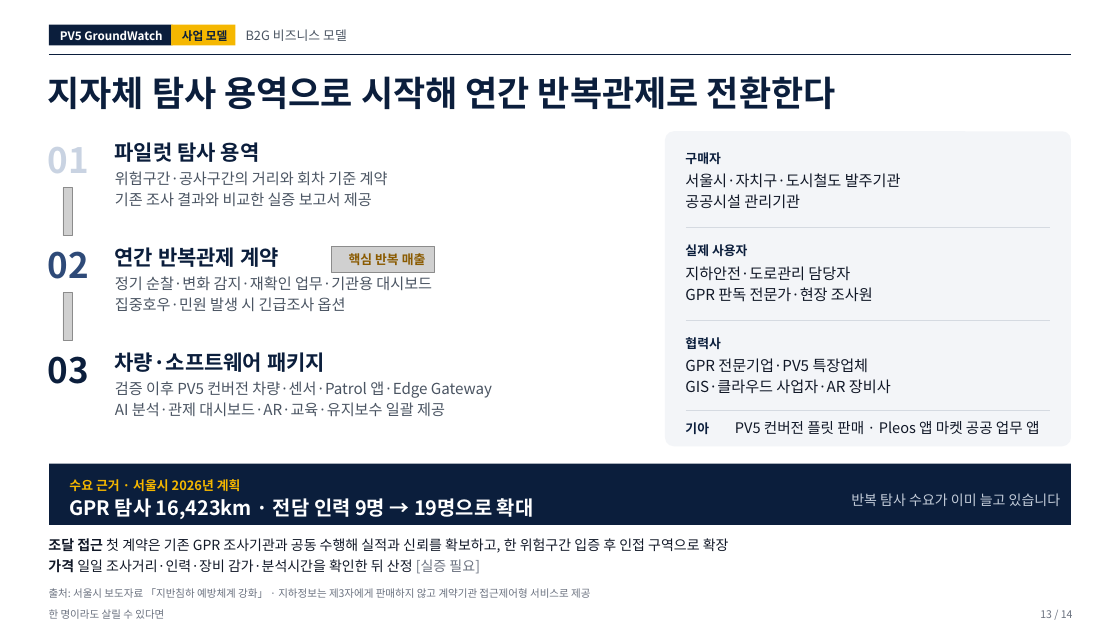
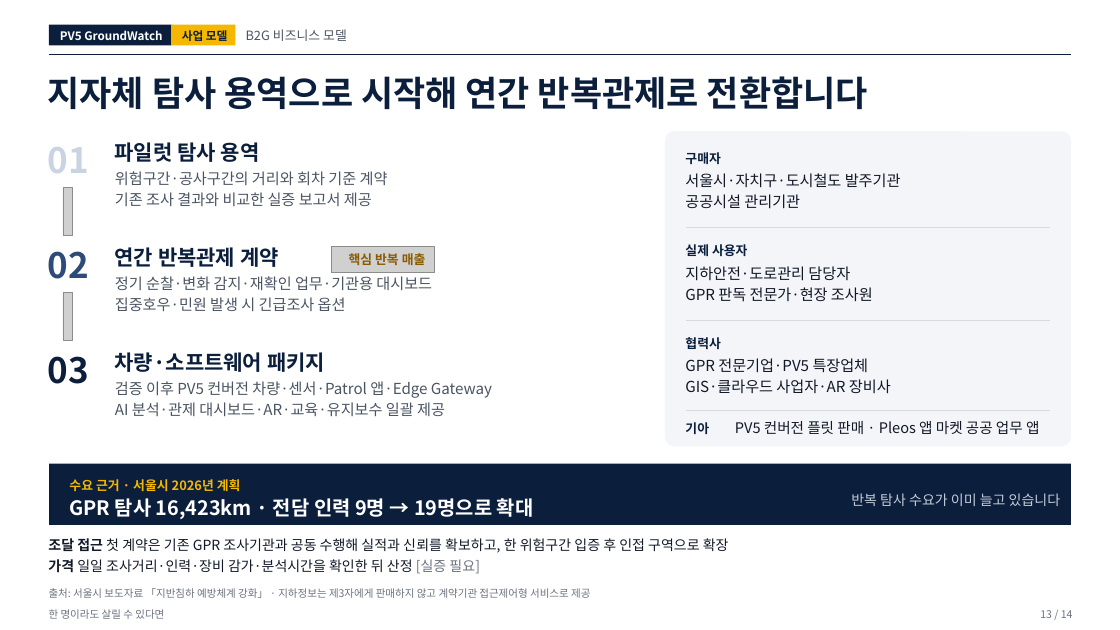
Before and after one commit to woojin-choe/pv5-hose-lab, a slide deck: slide 13 of ppt_all/PV5_GroundWatch_10_19.pptx. Drawn at 1120x630 pixels with LibreOffice and Linux fonts; fonts in the diff are those of the drawing; grey boxes stand for pictures. Boxes give left, top, right and bottom in pixels: in the first picture for what was removed or moved away, otherwise in the second. Text is boxed around its words. In the diff, an @@ line names an element or a change of style, - is before the commit and + after.

```diff
--- a/ppt_all/PV5_GroundWatch_10_19.pptx
+++ b/ppt_all/PV5_GroundWatch_10_19.pptx
@@ text at [48,76,868,109]: text changed @@
-지자체 탐사 용역으로 시작해 연간 반복관제로 전환한다
+지자체 탐사 용역으로 시작해 연간 반복관제로 전환합니다
```
Also in this commit, not shown: 11 other slides changed, 1 other file.
